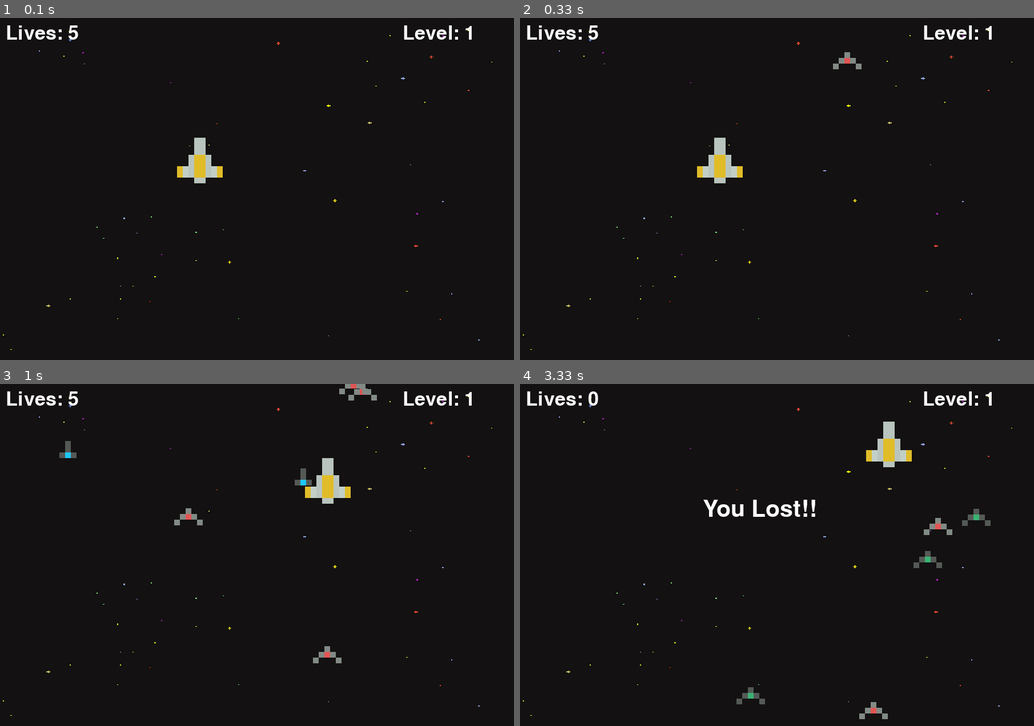
Above: before the commit, frames 1-4 (two rows, left to right).
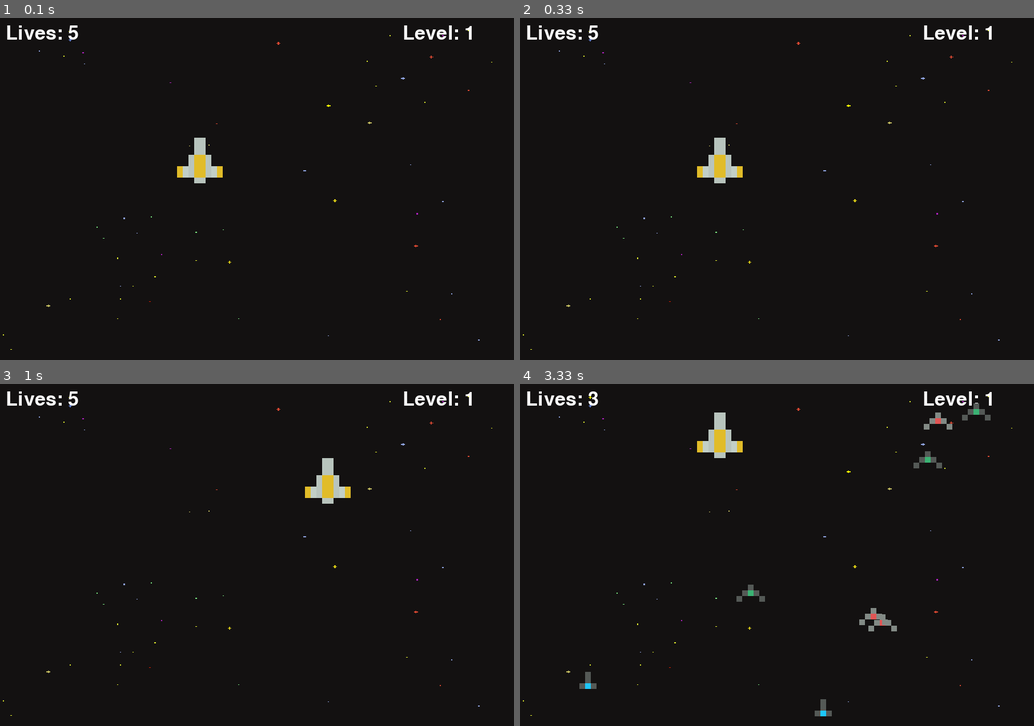
Above: after the commit, the same moments.

Repository: Mishalabdullah/Pygame
Game: pygame game, started from Space_invaders/main.py
Same seed, same stepped clock (60 frames per second), same inputs: the game is played once before the commit and once after it.
Inputs:
- Up to frame 1 (0.1 s): no input
- Up to frame 2 (0.33 s): no input
- Up to frame 3 (1 s): hold D 0.33-0.8 s; hold W from 0.83 s (still down)
- Up to frame 4 (3.33 s): release W at 1.13 s; hold D 1.17-1.63 s; hold A 1.67-2.2 s; hold S 2.23-2.53 s; hold A 2.57-2.97 s; hold W from 3 s (still down)

Frame 1 is identical in both runs. In frame 2, 0.1% of the frame differs, in the area x 60-67%, y 10-15%; in frame 3, 0.6%; in frame 4, 3.1%, in the area x 11-92%, y 2-98%.

Commit message:
merged the packages

Diff:
--- a/Space_invaders/main.py
+++ b/Space_invaders/main.py
@@ -30,7 +30,7 @@
     player = Player(300, 200)
     enemies = []
     wave_length = 5
-    enemy_vel = 10
+    enemy_vel = 5
 
     def redraw_window():
         WIN.blit(BG, (0,0))
--- a/Spacefight/space_fight.py
+++ b/Spacefight/space_fight.py
@@ -28,21 +28,21 @@
 MAX_BULLETS = 3
 YELLOW_HIT  = pygame.USEREVENT +1
 RED_HIT = pygame.USEREVENT +2
-BULLET_HIT_SOUND = pygame.mixer.Sound('Spacefight/Assets/Grenade+1.mp3')
-BULLET_FIRE =  pygame.mixer.Sound('Spacefight/Assets/Gun+Silencer.mp3')
+BULLET_HIT_SOUND = pygame.mixer.Sound('Assets/Grenade+1.mp3')
+BULLET_FIRE =  pygame.mixer.Sound('Assets/Gun+Silencer.mp3')
 
 
 
 
 
 ## loading all the assests
-YELLOW_SPACESHIP_IMAGE = pygame.image.load('Spacefight/Assets/spaceship_yellow.png')
+YELLOW_SPACESHIP_IMAGE = pygame.image.load('Assets/spaceship_yellow.png')
 YELLOW_SPACESHIP = pygame.transform.rotate(
     pygame.transform.scale(YELLOW_SPACESHIP_IMAGE,(SPACESHIP_HIGHT,SPACESHIP_WIDTH)),90)
-RED_SPACESHIP_IMAGE = pygame.image.load('Spacefight/Assets/spaceship_red.png')
+RED_SPACESHIP_IMAGE = pygame.image.load('Assets/spaceship_red.png')
 RED_SPACESHIP = pygame.transform.rotate(
     pygame.transform.scale(RED_SPACESHIP_IMAGE,(SPACESHIP_HIGHT,SPACESHIP_WIDTH)),270)
-SPACE = pygame.transform.scale(pygame.image.load('Spacefight/Assets/space.png'),(WIDTH,HEIGHT))
+SPACE = pygame.transform.scale(pygame.image.load('Assets/space.png'),(WIDTH,HEIGHT))
 
 
 # Drawing all the assets in the pygame window
Renamed: Assets/background-black.png -> Space_invaders/Assets/background-black.png
Renamed: Assets/pixel_laser_blue.png -> Space_invaders/Assets/pixel_laser_blue.png
Renamed: Assets/pixel_laser_green.png -> Space_invaders/Assets/pixel_laser_green.png
Renamed: Assets/pixel_laser_red.png -> Space_invaders/Assets/pixel_laser_red.png
Renamed: Assets/pixel_laser_yellow.png -> Space_invaders/Assets/pixel_laser_yellow.png
Renamed: Assets/pixel_ship_blue_small.png -> Space_invaders/Assets/pixel_ship_blue_small.png
Renamed: Assets/pixel_ship_green_small.png -> Space_invaders/Assets/pixel_ship_green_small.png
Renamed: Assets/pixel_ship_red_small.png -> Space_invaders/Assets/pixel_ship_red_small.png
Renamed: Assets/pixel_ship_yellow.png -> Space_invaders/Assets/pixel_ship_yellow.png
